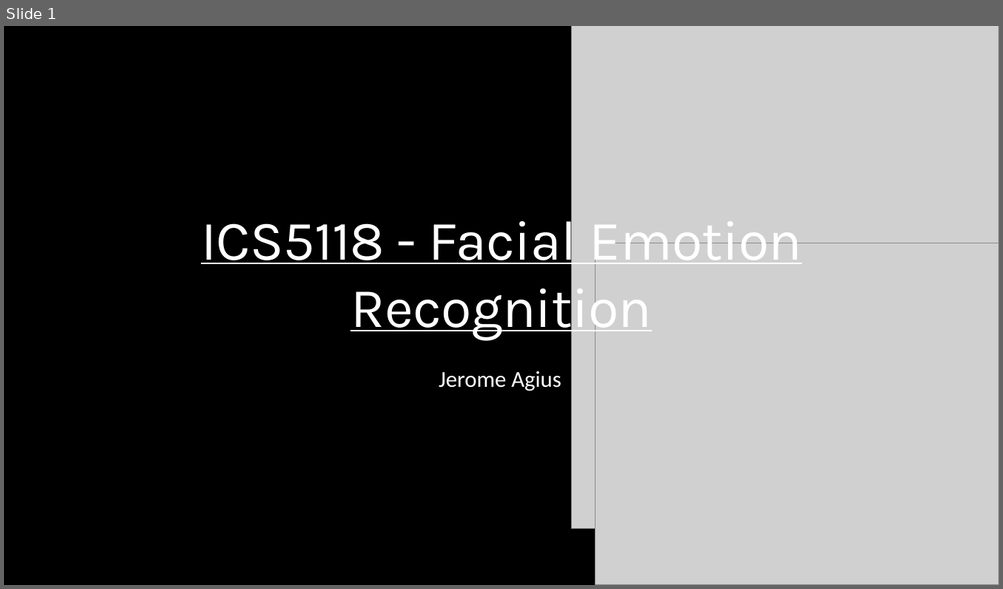
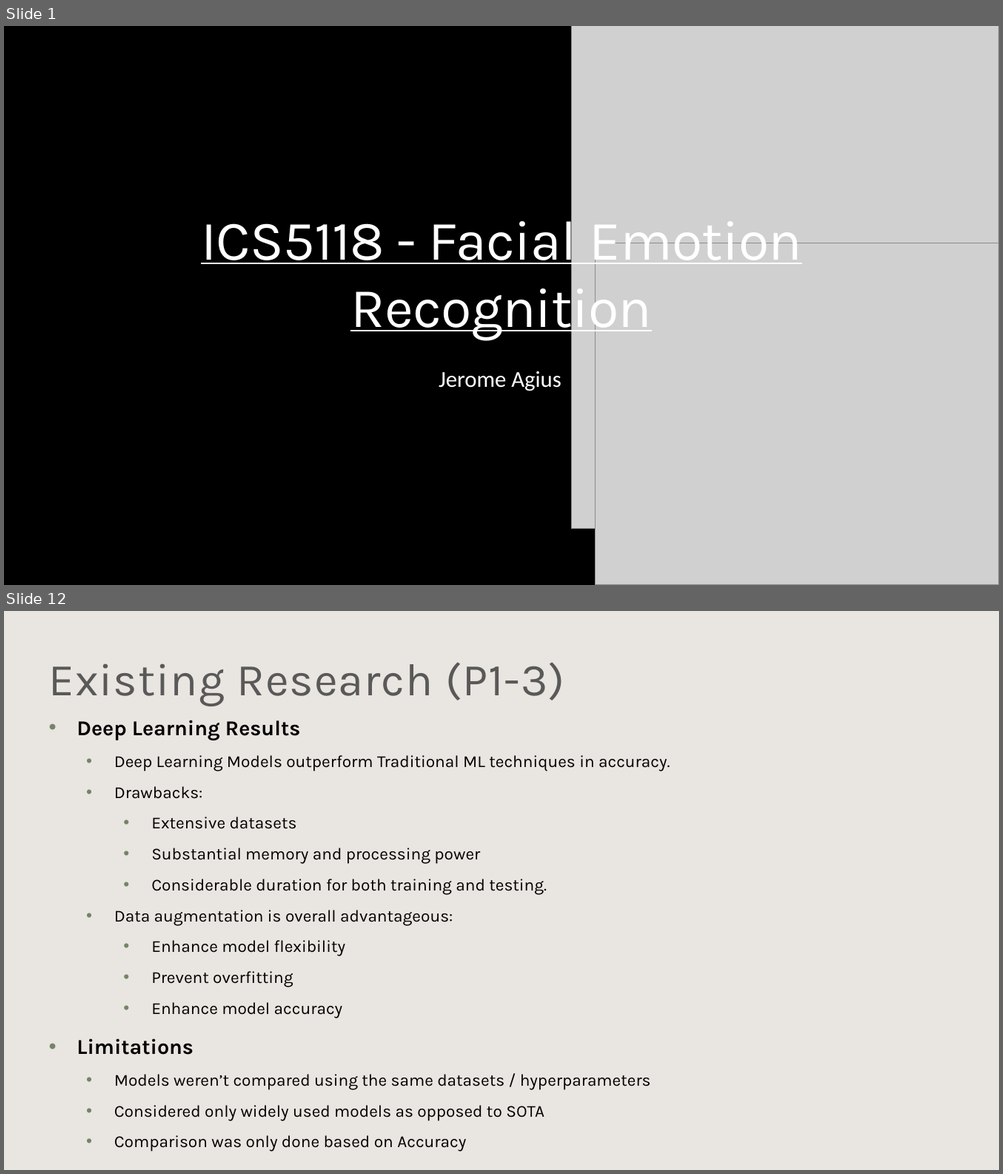
Before and after one commit to Jer0me123/Deep-Learning-For-Computer-Vision, a slide deck: ICS5118 - Facial Emotion Detection.pptx. Shown one above the other, each under a label of ours: slide 1 before the commit, slides 1 and 12 after it; the slides between them are not shown. The pictures are 1003x589 and 1003x1174 pixels, drawn with LibreOffice and Linux fonts; fonts in the diff are those of the drawing; grey boxes stand for pictures; background and template pictures are left out; a plain dark background stands for a picture behind light text. Boxes give left, top, right and bottom in pixels: in the first picture for what was removed or moved away, otherwise in the second. Text is boxed around its words. In the diff, an @@ line names an element or a change of style, - is before the commit and + after.

```diff
--- a/ICS5118 - Facial Emotion Detection.pptx
+++ b/ICS5118 - Facial Emotion Detection.pptx
@@ slide 12 added at (4, 611, 999, 1170), background #FFFFFF @@
@@ rectangle added at (4, 611, 999, 1170), fill #E0DAD4 at 70% opacity @@
@@ text added at (49, 662, 564, 706), 44 pt, text #595959 @@
+Existing Research (P1-3)
@@ text added at (77, 720, 670, 1152), 16.1 pt, text #000000 @@
+• Deep Learning Results
+  • Deep Learning Models outperform Traditional ML techniques in accuracy.
+  • Drawbacks:
+    • Extensive datasets
+    • Substantial memory and processing power
+    • Considerable duration for both training and testing.
+  • Data augmentation is overall advantageous:
+    • Enhance model flexibility
+    • Prevent overfitting
+    • Enhance model accuracy
+• Limitations
+  • Models weren’t compared using the same datasets / hyperparameters
+  • Considered only widely used models as opposed to SOTA
+  • Comparison was only done based on Accuracy
```
Also in this commit, not shown: 2 slides changed, 13 other slides added, 7 other files.
